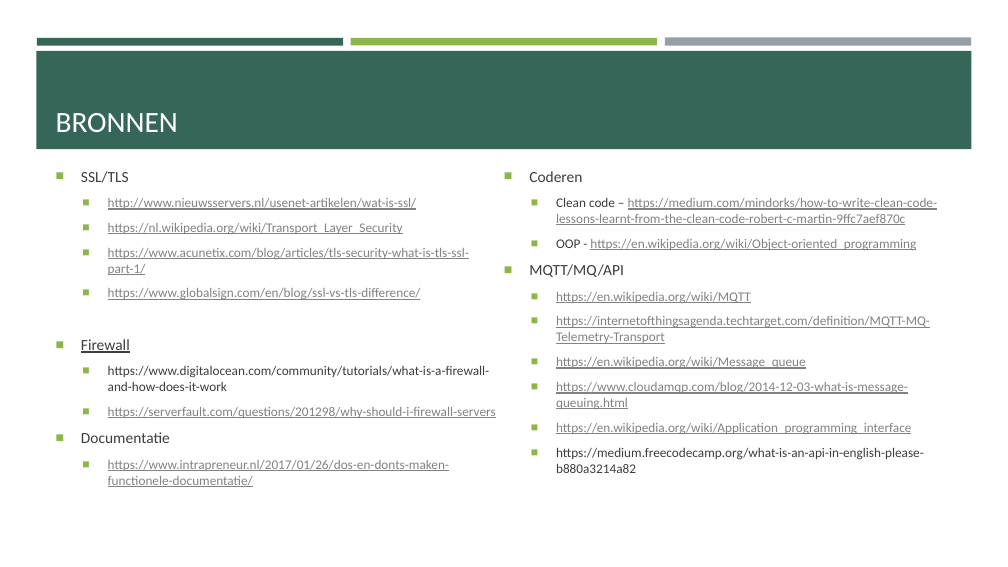
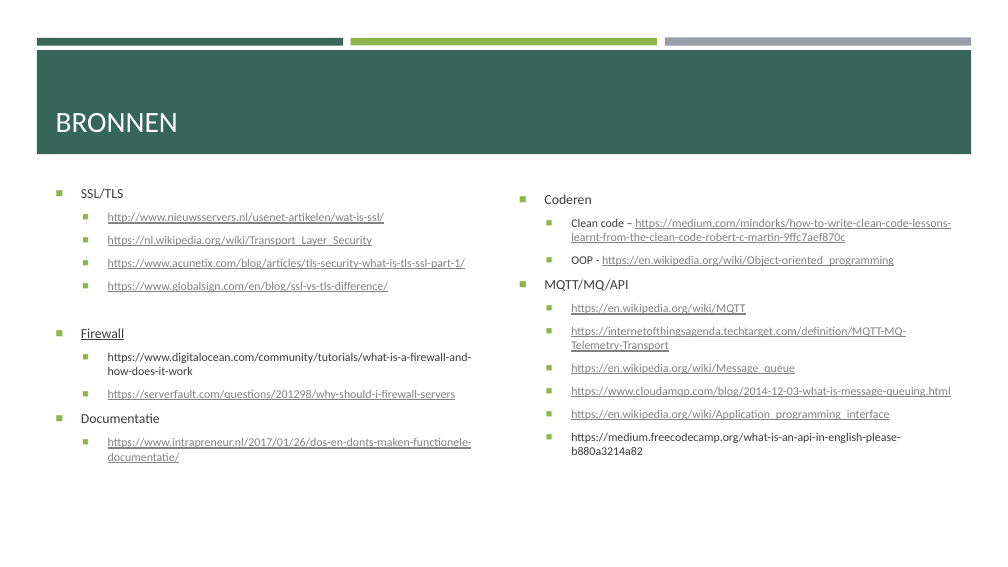
Before and after one commit to LeilaVerbeek/GroepsBank, a slide deck: slide 15 of LeilaVerbeek_0940566_Centralebank_V1.pptx. Drawn at 1008x567 pixels with LibreOffice and Linux fonts; fonts in the diff are those of the drawing. Boxes give left, top, right and bottom in pixels: in the first picture for what was removed or moved away, otherwise in the second. Text is boxed around its words. In the diff, an @@ line names an element or a change of style, - is before the commit and + after.

Commit message:
Aanpassing kolommen bronnen en inhoud ivm classroom bug

```diff
--- a/LeilaVerbeek_0940566_Centralebank_V1.pptx
+++ b/LeilaVerbeek_0940566_Centralebank_V1.pptx
@@ rectangle resized from (x1=36, y1=51, x2=972, y2=149) to (x1=37, y1=50, x2=972, y2=154) @@
@@ text at (x1=529, y1=171, x2=938, y2=473): paragraphs removed @@
-■ Coderen
-  ■ Clean code – https://medium.com/mindorks/how-to-write-clean-code-lessons-learnt-from-the-clean-code-robert-c-martin-9ffc7aef870c
-  ■ OOP - https://en.wikipedia.org/wiki/Object-oriented_programming
-■ MQTT/MQ/API
-  ■ https://en.wikipedia.org/wiki/MQTT
-  ■ https://internetofthingsagenda.techtarget.com/definition/MQTT-MQ-Telemetry-Transport
-  ■ https://en.wikipedia.org/wiki/Message_queue
-  ■ https://www.cloudamqp.com/blog/2014-12-03-what-is-message-queuing.html
-  ■ https://en.wikipedia.org/wiki/Application_programming_interface
-  ■ https://medium.freecodecamp.org/what-is-an-api-in-english-please-b880a3214a82
@@ text "SSL/TLS" at (x1=81, y1=188, x2=472, y2=463): size 14.7 to 13.1 pt in "SSL/TLS", "Firewall", "Documentatie"; size 12.6 to 11.2 pt; columns 2 to 1 @@
@@ text added at (x1=544, y1=194, x2=951, y2=455), 11.2 pt, text #828282, underline @@
+■ Coderen
+  ■ Clean code – https://medium.com/mindorks/how-to-write-clean-code-lessons-learnt-from-the-clean-code-robert-c-martin-9ffc7aef870c
+  ■ OOP - https://en.wikipedia.org/wiki/Object-oriented_programming
+■ MQTT/MQ/API
+  ■ https://en.wikipedia.org/wiki/MQTT
+  ■ https://internetofthingsagenda.techtarget.com/definition/MQTT-MQ-Telemetry-Transport
+  ■ https://en.wikipedia.org/wiki/Message_queue
+  ■ https://www.cloudamqp.com/blog/2014-12-03-what-is-message-queuing.html
+  ■ https://en.wikipedia.org/wiki/Application_programming_interface
+  ■ https://medium.freecodecamp.org/what-is-an-api-in-english-please-b880a3214a82
```
Also in this commit, not shown: 1 other slide changed.
